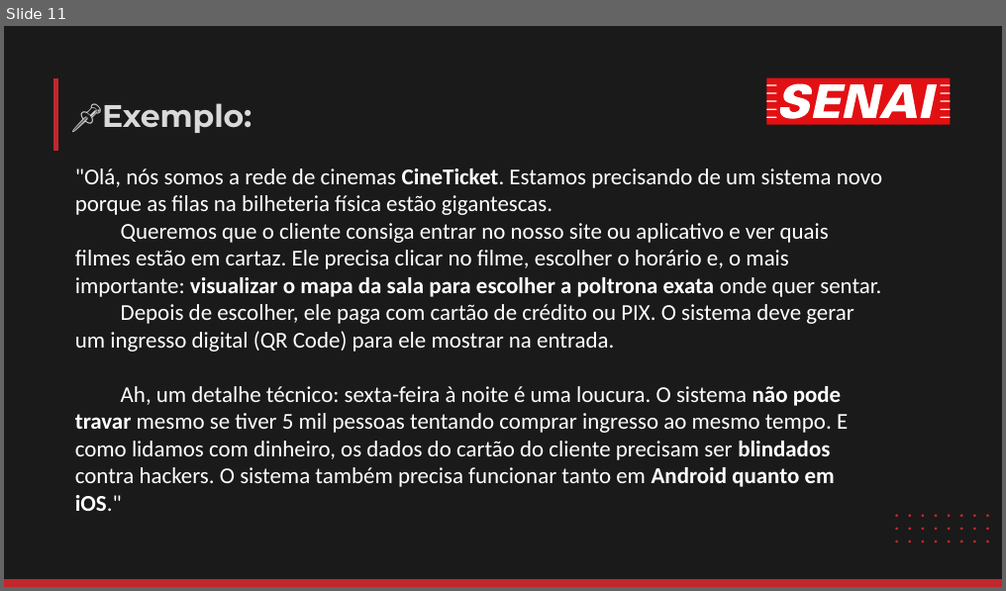
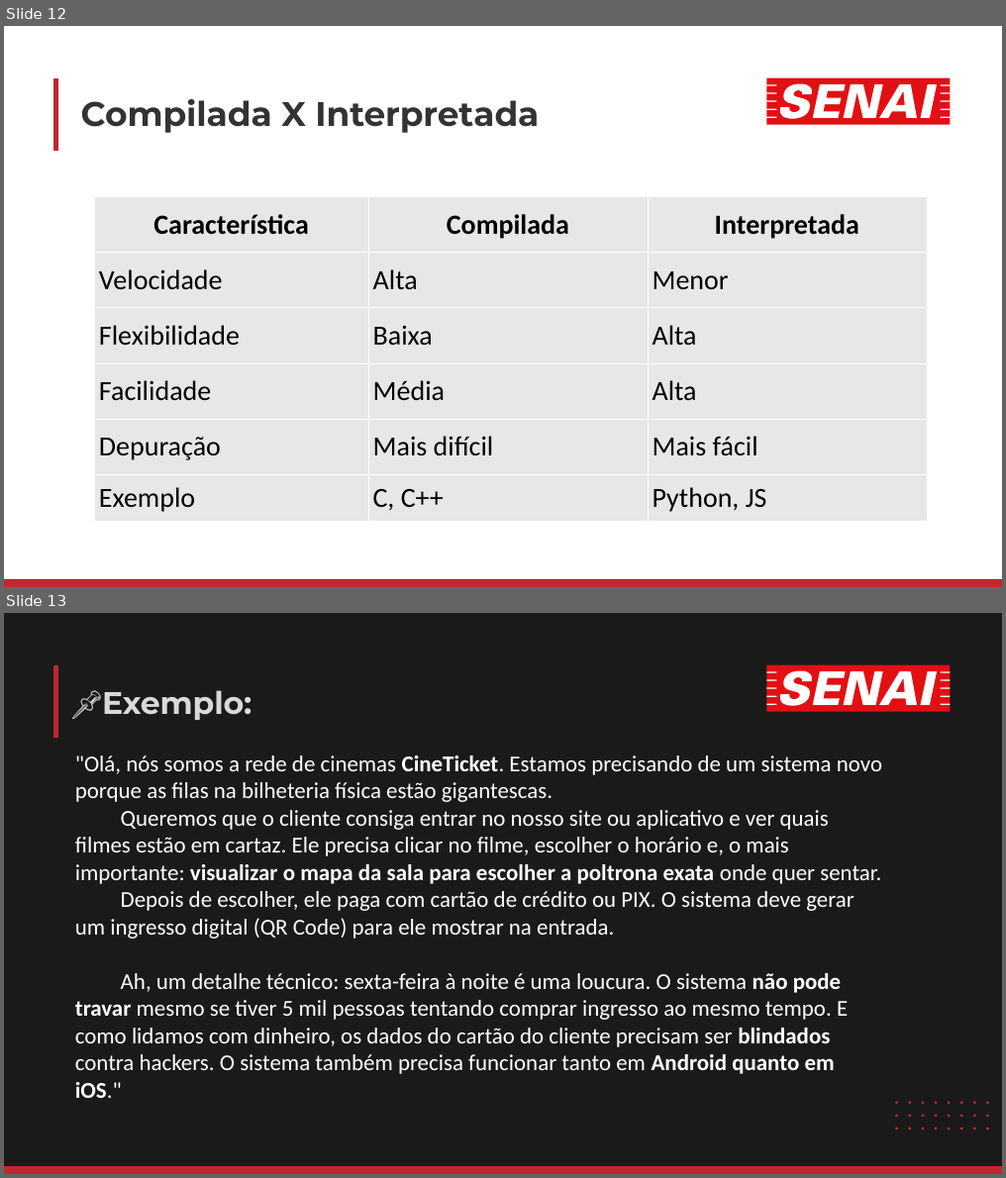
Before and after one commit to luisfernandospoljaric/senai2026, a slide deck: ds/seduc/1des/01-lopal/Aula02/LógicaAula2.pptx. Shown one above the other, each under a label of ours: slide 11 before the commit, slides 12 and 13 after it. The pictures are 1006x591 and 1006x1178 pixels, drawn with LibreOffice and Linux fonts; fonts in the diff are those of the drawing. Boxes give left, top, right and bottom in pixels: in the first picture for what was removed or moved away, otherwise in the second. Text is boxed around its words. In the diff, an @@ line names an element or a change of style, - is before the commit and + after.

```diff
--- a/ds/seduc/1des/01-lopal/Aula02/LógicaAula2.pptx
+++ b/ds/seduc/1des/01-lopal/Aula02/LógicaAula2.pptx
@@ slide 12 added at [4, 26, 1002, 587], background #FFFFFF @@
@@ freeform shape added at [56, 78, 56, 151], outline #C1272C 8.24 pt @@
@@ freeform shape added at [766, 78, 949, 125], fill #E21013 @@
@@ freeform shape added at [766, 84, 949, 119], fill #FFFFFF @@
@@ title added at [81, 99, 539, 133], 54 pt, text #333333, bold @@
+Compilada X Interpretada
@@ table added at [94, 197, 927, 522], 6 rows, 3 columns @@
+Característica | Compilada | Interpretada
+Velocidade | Alta | Menor
+Flexibilidade | Baixa | Alta
+Facilidade | Média | Alta
+Depuração | Mais difícil | Mais fácil
+Exemplo | C, C++ | Python, JS
@@ freeform shape added at [4, 579, 1002, 587], fill #C1272C @@
@@ what was slide 11 is now slide 13 @@
```
Also in this commit, not shown: 4 slides changed, 7 other slides added, 6 slides removed, 2 other files.
